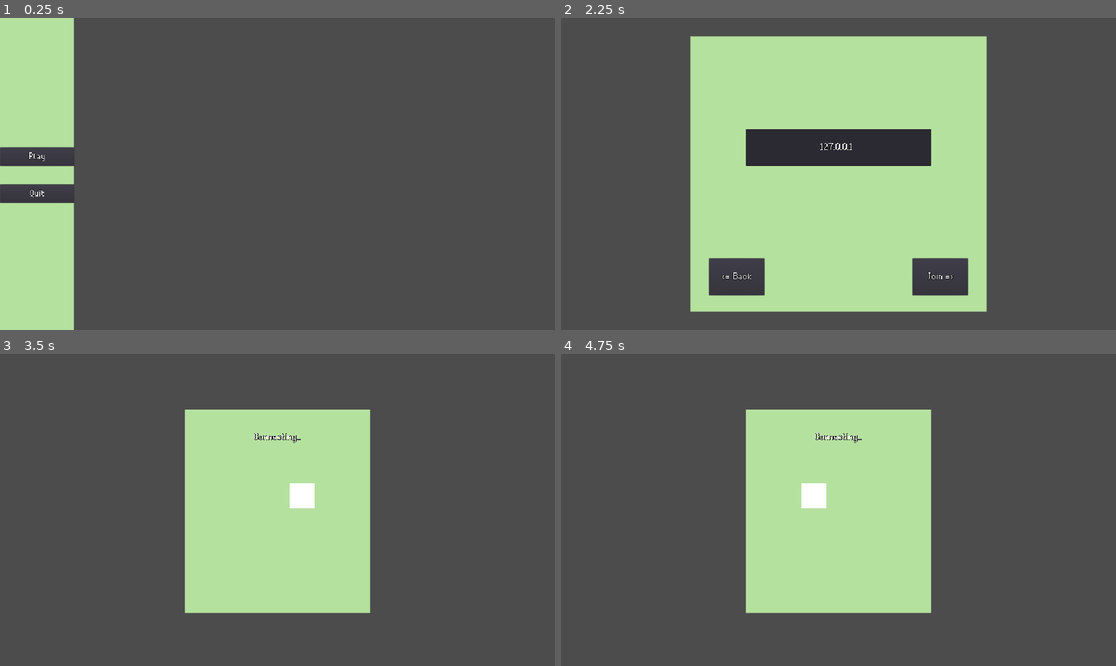
Above: before the commit, frames 1-4 (two rows, left to right).
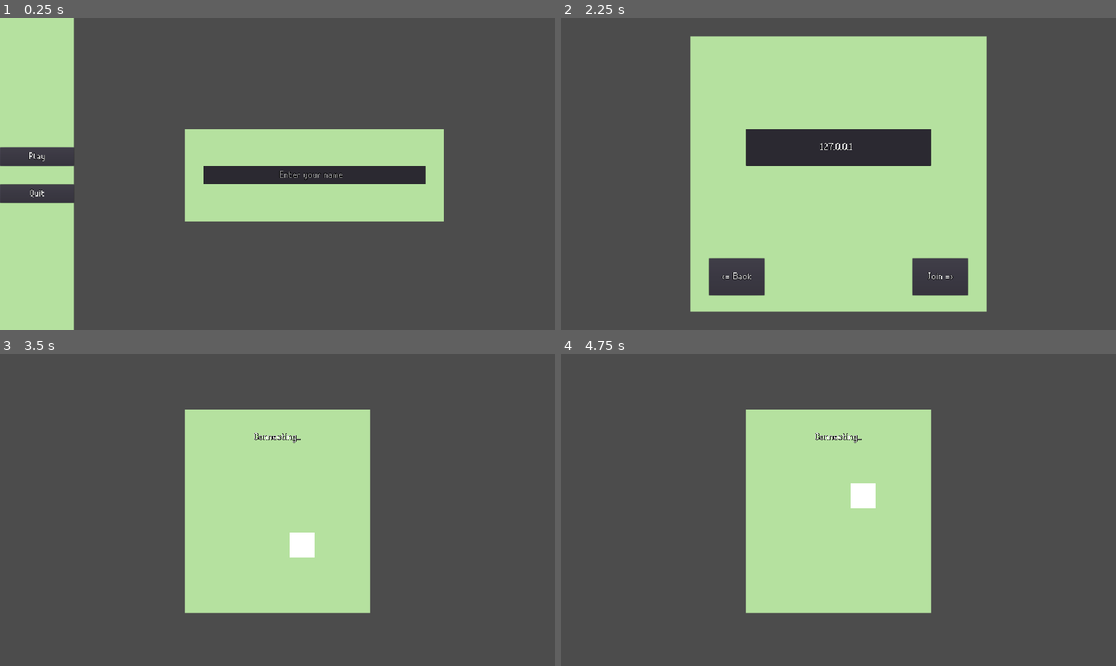
Above: after the commit, the same moments.

Repository: YoAMIOT/Boattle
Game: Godot game, scene res://scenes/UI/MainMenu.tscn
Two runs of this game, one before a commit and one after it. Both use one fixed random seed, a clock stepped at 60 frames per second and the inputs below.
Inputs (mouse positions are in pixels of both pictures, inside the frame that each line leads up to):
- Up to frame 1 (0.25 s): no input
- Up to frame 2 (2.25 s): click "Play" at 0.5 s; click "<= Back" at 1.25 s; click "Play" at 2 s
- Up to frame 3 (3.5 s): click "Join =>" at 2.75 s
- Up to frame 4 (4.75 s): move the mouse to (960, 494) at 3.52 s; click (960, 494) at 3.6 s; move the mouse to (727, 525) at 4.27 s; click (727, 525) at 4.35 s

The runs differ from the first frame. In frame 1, 14% of the frame differs, in the area x 33-80%, y 35-66%; in frame 2, nothing differs; in frame 3, 0.7%; in frame 4, 0.7%.

Commit message:
Update on UI with player name

Diff:
--- a/Boattle/scenes/Boat.tscn
+++ b/Boattle/scenes/Boat.tscn
@@ -17,3 +17,5 @@
 
 [node name="Camera2D" type="Camera2D" parent="."]
 current = true
+smoothing_enabled = true
+smoothing_speed = 1.0
--- a/Boattle/scenes/UI/MainMenu.tscn
+++ b/Boattle/scenes/UI/MainMenu.tscn
@@ -35,8 +35,32 @@
 }
 
 [node name="Bg" type="Polygon2D" parent="Menu"]
-color = Color( 0.713726, 0.886275, 0.627451, 1 )
+position = Vector2( 680, 224 )
+color = Color( 0.713726, 0.886275, 0.627451, 1 )
+offset = Vector2( -680, -224 )
 polygon = PoolVector2Array( 0, 0, 256, 0, 256, 1080, 0, 1080 )
+
+[node name="BgName" type="Polygon2D" parent="Menu"]
+position = Vector2( 3020, 450.294 )
+scale = Vector2( 3.5, 0.295957 )
+color = Color( 0.713726, 0.886275, 0.627451, 1 )
+offset = Vector2( -680, -224 )
+polygon = PoolVector2Array( 0, 0, 256, 0, 256, 1080, 0, 1080 )
+
+[node name="LineEdit" type="LineEdit" parent="Menu"]
+anchor_right = 1.0
+anchor_bottom = 1.0
+margin_left = 704.0
+margin_top = 512.0
+margin_right = -448.0
+margin_bottom = -504.0
+custom_fonts/font = ExtResource( 1 )
+align = 1
+max_length = 15
+placeholder_text = "Enter your name"
+__meta__ = {
+"_edit_use_anchors_": false
+}
 
 [node name="PlayButton" type="Button" parent="Menu"]
 anchor_top = 0.415
@@ -156,6 +180,7 @@
 text = "127.0.0.1"
 align = 1
 max_length = 15
+placeholder_text = "Enter a IP address"
 __meta__ = {
 "_edit_use_anchors_": false
 }
@@ -224,7 +249,7 @@
 position = Vector2( 960, 576 )
 scale = Vector2( 85.3333, 85.3333 )
 frames = SubResource( 1 )
-frame = 1
+frame = 3
 playing = true
 
 [node name="SuccessTimer" type="Timer" parent="Connecting"]
@@ -239,6 +264,7 @@
 wait_time = 30.0
 one_shot = true
 
+[connection signal="text_changed" from="Menu/LineEdit" to="." method="_on_LineEdit_text_changed"]
 [connection signal="pressed" from="Menu/PlayButton" to="." method="_on_PlayButton_pressed"]
 [connection signal="pressed" from="Menu/QuitButton" to="." method="_on_QuitButton_pressed"]
 [connection signal="pressed" from="ServerMenu/JoinButton" to="." method="_on_JoinButton_pressed"]
--- a/Boattle/scripts/Boat.gd
+++ b/Boattle/scripts/Boat.gd
@@ -1,6 +1,4 @@
 extends KinematicBody2D
-
-
 
 func _physics_process(delta):
 	if Input.is_action_just_pressed("mouse_left"):
--- a/Boattle/scripts/MainMenu.gd
+++ b/Boattle/scripts/MainMenu.gd
@@ -76,4 +76,10 @@
 	Server.resetNetworkPeer();
 
 func _on_SuccessTimer_timeout():
-	get_node(".").visible = false;
+	get_tree().change_scene("res://scenes/Test.tscn");
+
+
+
+func _on_LineEdit_text_changed(playerName):
+	Server.playerName = playerName;
+	print(Server.playerName);
--- a/Boattle/scripts/singletons/Server.gd
+++ b/Boattle/scripts/singletons/Server.gd
@@ -3,6 +3,7 @@
 var network = null;
 var ip : String = "";
 var port : int = 4180;
+var playerName : String = "";
 
 signal successfullyConnected;
 signal failedToConnect;
